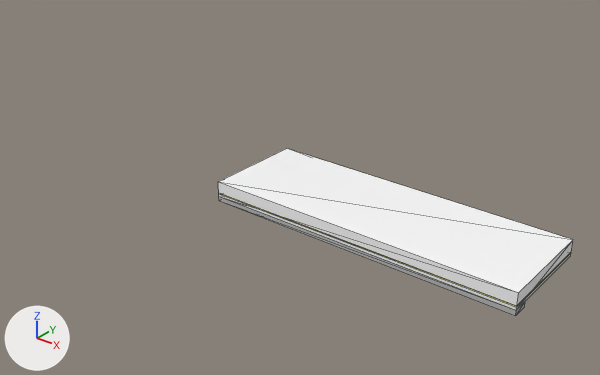
The OBJ model frontend/public/signs/Chữ inox 304 sáng hắt chân.obj as it was, and as the next commit left it.
One viewpoint serves both versions: a 50 mm lens placed at (1.98, -1.99, 1.41), pointed at (0.18, 0.26, 0.01). The lights are fixed; the arrows at lower left show +X, +Y and +Z. The first picture is the older version. Mesh edges are drawn as thin lines. Where no turn or scale is listed for an object, it has been applied to the vertices. Vertices at exactly the same position are counted once.

In view in the first picture: 'chu_inox_304_sang_hat_chan'.
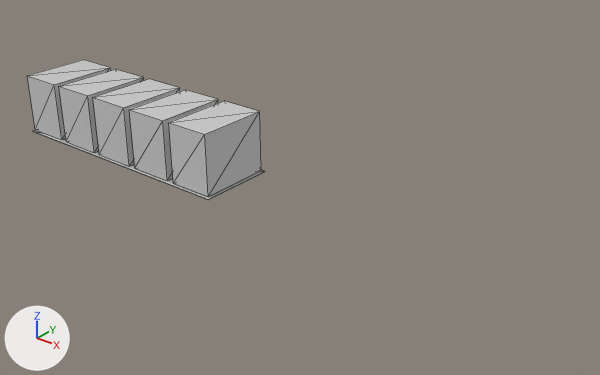
Location of each change, (x1, y1, x2, y2) in pixels of the pictures (600 x 375 px):
'chu_inox_304_sang_hat_chan', reshaped, recoloured (33% narrower, 16% shorter)
    before: (218, 149, 573, 316)
    after: (27, 60, 265, 200)
part 1 of me_chu_inox_304_sang_hat_chan, added
    after: (27, 60, 110, 140)
part 2 of me_chu_inox_304_sang_hat_chan, added
    after: (59, 69, 144, 152)
part 3 of me_chu_inox_304_sang_hat_chan, added
    after: (93, 79, 180, 166)
part 4 of me_chu_inox_304_sang_hat_chan, added
    after: (129, 90, 218, 181)
part 5 of me_chu_inox_304_sang_hat_chan, added
    after: (169, 101, 261, 196)
part 6 of me_chu_inox_304_sang_hat_chan, added
    after: (33, 130, 265, 200)
part 7 of me_chu_inox_304_sang_hat_chan, deleted
    before: (218, 149, 573, 316)
part 8 of me_chu_inox_304_sang_hat_chan, deleted
    before: (219, 193, 571, 307)

What the commit changed:
Material 'Mat_a0a0a0' (mat_mat_a0a0a0) is new.
Its base color is (0.627, 0.627, 0.627) (light grey #cfcfcf).
Its roughness is 0.0.
me_chu_inox_304_sang_hat_chan is used by ob_chu_inox_304_sang_hat_chan; location (0.0, 0.0, 0.0).
me_chu_inox_304_sang_hat_chan had 22 vertices, 36 faces and spanned x 0.0..1.2, y 0.0..0.4, z 0.0..0.08.
me_chu_inox_304_sang_hat_chan no longer uses material mat_mat_808080 (grey #bcbcbc).
me_chu_inox_304_sang_hat_chan no longer uses material mat_mat_ffffff (white #ffffff).
me_chu_inox_304_sang_hat_chan no longer uses material mat_mat_ffff00 (yellow #ffff00).
me_chu_inox_304_sang_hat_chan now has 48 vertices, 72 faces and spans x -1.153..-0.047, y -0.01..0.315, z -0.006..0.254.
me_chu_inox_304_sang_hat_chan part 1: a new loose piece, a box spanning x -1.143..-0.953, y 0.0..0.305, z 0.0..0.254, in mat_mat_a0a0a0 (light grey #cfcfcf).
me_chu_inox_304_sang_hat_chan part 2: a new loose piece, a box spanning x -0.919..-0.729, y 0.0..0.305, z 0.0..0.254, in mat_mat_a0a0a0 (light grey #cfcfcf).
me_chu_inox_304_sang_hat_chan part 3: a new loose piece, a box spanning x -0.695..-0.505, y 0.0..0.305, z 0.0..0.254, in mat_mat_a0a0a0 (light grey #cfcfcf).
me_chu_inox_304_sang_hat_chan part 4: a new loose piece, a box spanning x -0.471..-0.281, y 0.0..0.305, z 0.0..0.254, in mat_mat_a0a0a0 (light grey #cfcfcf).
me_chu_inox_304_sang_hat_chan part 5: a new loose piece, a box spanning x -0.247..-0.057, y 0.0..0.305, z 0.0..0.254, in mat_mat_a0a0a0 (light grey #cfcfcf).
me_chu_inox_304_sang_hat_chan part 6: a new loose piece, a box spanning x -1.1528..-0.0472, y -0.01..0.3148, z -0.006..-0.004, in mat_mat_a0a0a0 (light grey #cfcfcf).
me_chu_inox_304_sang_hat_chan part 7: the loose piece of 14 vertices spanning x 0.0..1.2, y 0.0..0.4, z 0.0..0.08 is deleted.
me_chu_inox_304_sang_hat_chan part 8: the loose piece of 8 vertices spanning x 0.0..1.2, y 0.0..0.4, z 0.03..0.035 is deleted.
me_chu_inox_304_sang_hat_chan gains material mat_mat_a0a0a0 (light grey #cfcfcf).
